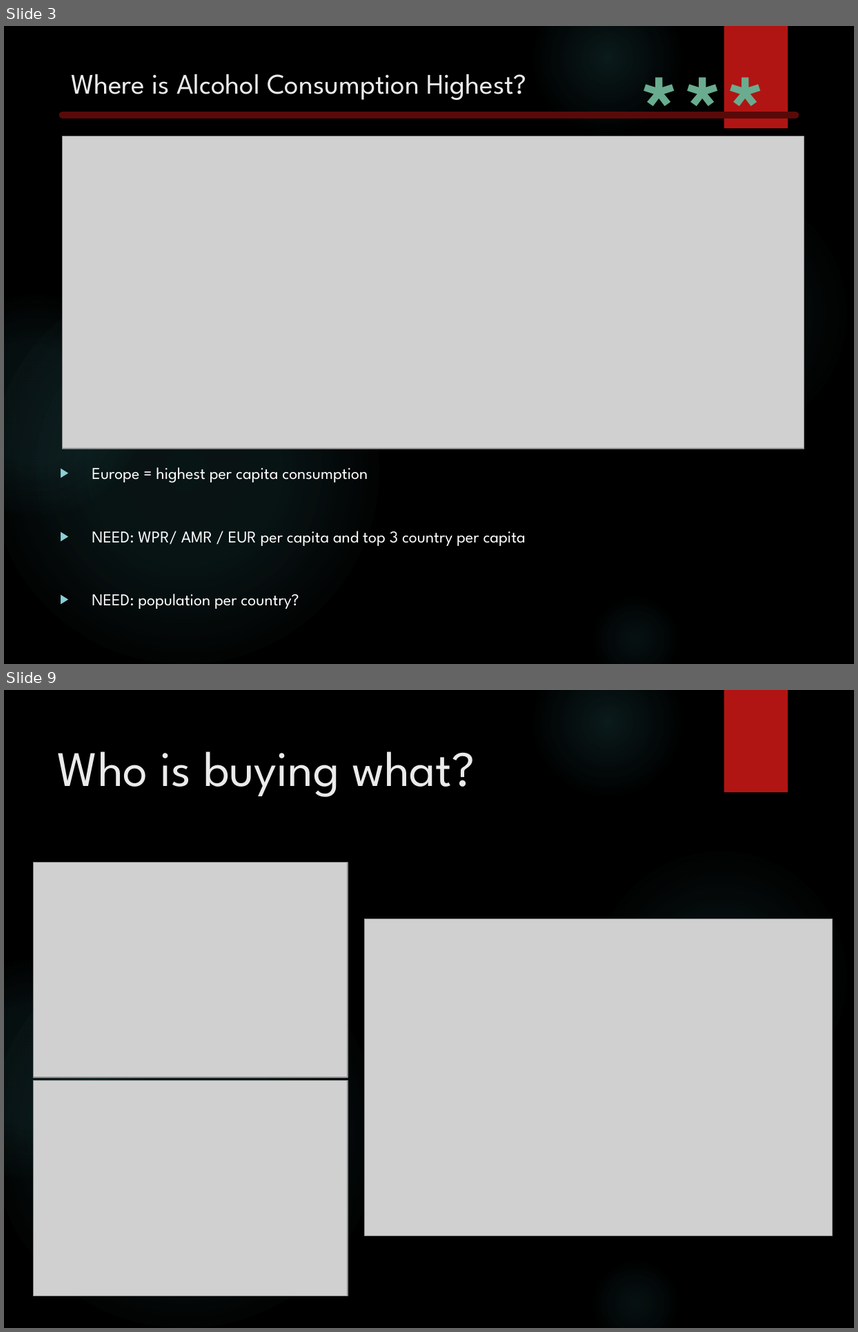
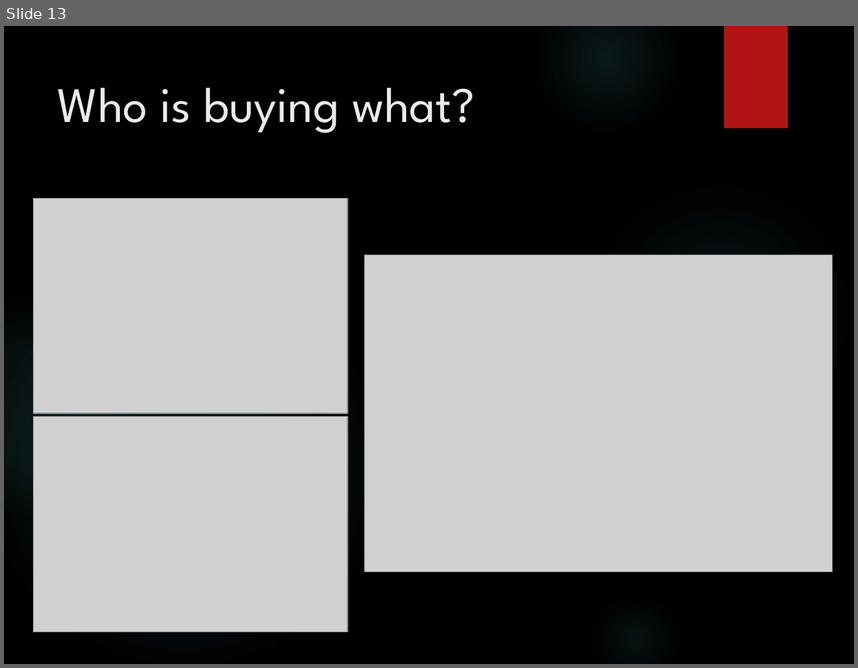
Before and after one commit to ThePennyGoblin/SMU_BootCamp_-Project_1, a slide deck: Marketing Analysis Deck v2024v2.pptx. Shown one above the other, each under a label of ours: slides 3 and 9 before the commit, slide 13 after it; the slides between them are not shown. The pictures are 858x1332 and 858x668 pixels, drawn with LibreOffice and Linux fonts; fonts in the diff are those of the drawing; grey boxes stand for pictures; background and template pictures are left out. Boxes give left, top, right and bottom in pixels: in the first picture for what was removed or moved away, otherwise in the second. Text is boxed around its words. In the diff, an @@ line names an element or a change of style, - is before the commit and + after.

```diff
--- a/Marketing Analysis Deck v2024v2.pptx
+++ b/Marketing Analysis Deck v2024v2.pptx
@@ slide 3 removed at bbox=[4, 26, 854, 664], background picture (left out); not listed: 6 template elements that a slide beside it also shows @@
@@ text removed at bbox=[626, 40, 781, 175] @@
-***
@@ title removed at bbox=[71, 74, 526, 100] @@
-Where is Alcohol Consumption Highest?
@@ line removed from (795, 115) to (63, 115) @@
@@ picture removed at bbox=[63, 136, 804, 448] @@
@@ text removed at bbox=[92, 467, 526, 608] @@
-▶ Europe = highest per capita consumption
-▶ NEED: WPR/ AMR / EUR per capita and top 3 country per capita
-▶ NEED: population per country?
@@ what was slide 9 is now slide 13 @@
```
Also in this commit, not shown: 9 slides changed, 5 slides added, 2 other slides removed, 20 other files.
